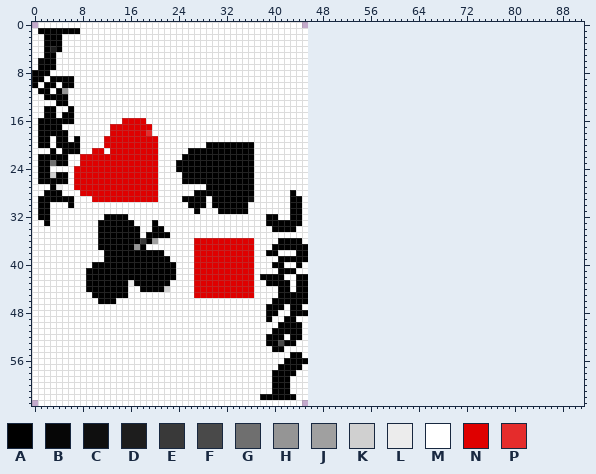
Two states of a sprite sheet, dodge/player.png. This is how it looked before the edit.
The file is 46x64 pixels. Colours within 5 levels of each other are drawn and written as one. The old version is drawn lined up with the new one, on the new canvas.
Palette (. is transparent): A #000000  B #060606  C #0f0f0f  D #1d1d1d  E #393939  F #494949  G #6f6f6f  H #959595  J #a0a0a0  K #d0d0d0  L #ececec  M #ffffff  N #df0000  P #e52c2c
The result:
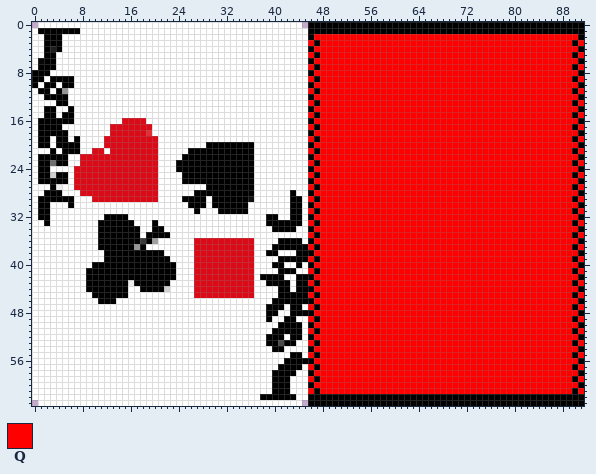
Colours new in this view: Q #ff0000
Change:
canvas 46x64 -> 92x64
@@ palette @@
-N #df0000
+N #dc0a16
-P #e52c2c
+P #e22f33
@@ x 44..91 @@
- 0 M...............................................
- 1 MM..............................................
- 2 MM..............................................
- 3 MM..............................................
- 4 MM..............................................
- 5 MM..............................................
- 6 MM..............................................
- 7 MM..............................................
- 8 MM..............................................
- 9 MM..............................................
-10 MM..............................................
-11 MM..............................................
-12 MM..............................................
-13 MM..............................................
-14 MM..............................................
-15 MM..............................................
-16 MM..............................................
-17 MM..............................................
-18 MM..............................................
-19 MM..............................................
-20 MM..............................................
-21 MM..............................................
-22 MM..............................................
-23 MM..............................................
-24 MM..............................................
-25 MM..............................................
-26 MM..............................................
-27 MM..............................................
-28 MM..............................................
-29 AM..............................................
-30 AM..............................................
-31 AM..............................................
-32 AM..............................................
-33 AM..............................................
-34 MM..............................................
-35 MM..............................................
-36 AM..............................................
-37 AA..............................................
-38 AA..............................................
-39 AA..............................................
-40 AM..............................................
-41 MM..............................................
-42 AA..............................................
-43 AA..............................................
-44 AA..............................................
-45 AA..............................................
-46 AA..............................................
-47 AM..............................................
-48 AA..............................................
-49 MM..............................................
-50 AM..............................................
-51 AM..............................................
-52 AM..............................................
-53 MM..............................................
-54 MM..............................................
-55 AM..............................................
-56 AA..............................................
-57 AM..............................................
-58 MM..............................................
-59 MM..............................................
-60 MM..............................................
-61 MM..............................................
-62 MM..............................................
-63 M...............................................
+ 0 M.AAAAAAAAAAAAAAAAAAAAAAAAAAAAAAAAAAAAAAAAAAAAAA
+ 1 MMAAAAAAAAAAAAAAAAAAAAAAAAAAAAAAAAAAAAAAAAAAAAAA
+ 2 MMAQQQQQQQQQQQQQQQQQQQQQQQQQQQQQQQQQQQQQQQQQQQQA
+ 3 MMQAQQQQQQQQQQQQQQQQQQQQQQQQQQQQQQQQQQQQQQQQQQAQ
+ 4 MMAQQQQQQQQQQQQQQQQQQQQQQQQQQQQQQQQQQQQQQQQQQQQA
+ 5 MMQAQQQQQQQQQQQQQQQQQQQQQQQQQQQQQQQQQQQQQQQQQQAQ
+ 6 MMAQQQQQQQQQQQQQQQQQQQQQQQQQQQQQQQQQQQQQQQQQQQQA
+ 7 MMQAQQQQQQQQQQQQQQQQQQQQQQQQQQQQQQQQQQQQQQQQQQAQ
+ 8 MMAQQQQQQQQQQQQQQQQQQQQQQQQQQQQQQQQQQQQQQQQQQQQA
+ 9 MMQAQQQQQQQQQQQQQQQQQQQQQQQQQQQQQQQQQQQQQQQQQQAQ
+10 MMAQQQQQQQQQQQQQQQQQQQQQQQQQQQQQQQQQQQQQQQQQQQQA
+11 MMQAQQQQQQQQQQQQQQQQQQQQQQQQQQQQQQQQQQQQQQQQQQAQ
+12 MMAQQQQQQQQQQQQQQQQQQQQQQQQQQQQQQQQQQQQQQQQQQQQA
+13 MMQAQQQQQQQQQQQQQQQQQQQQQQQQQQQQQQQQQQQQQQQQQQAQ
+14 MMAQQQQQQQQQQQQQQQQQQQQQQQQQQQQQQQQQQQQQQQQQQQQA
+15 MMQAQQQQQQQQQQQQQQQQQQQQQQQQQQQQQQQQQQQQQQQQQQAQ
+16 MMAQQQQQQQQQQQQQQQQQQQQQQQQQQQQQQQQQQQQQQQQQQQQA
+17 MMQAQQQQQQQQQQQQQQQQQQQQQQQQQQQQQQQQQQQQQQQQQQAQ
+18 MMAQQQQQQQQQQQQQQQQQQQQQQQQQQQQQQQQQQQQQQQQQQQQA
+19 MMQAQQQQQQQQQQQQQQQQQQQQQQQQQQQQQQQQQQQQQQQQQQAQ
+20 MMAQQQQQQQQQQQQQQQQQQQQQQQQQQQQQQQQQQQQQQQQQQQQA
+21 MMQAQQQQQQQQQQQQQQQQQQQQQQQQQQQQQQQQQQQQQQQQQQAQ
+22 MMAQQQQQQQQQQQQQQQQQQQQQQQQQQQQQQQQQQQQQQQQQQQQA
+23 MMQAQQQQQQQQQQQQQQQQQQQQQQQQQQQQQQQQQQQQQQQQQQAQ
+24 MMAQQQQQQQQQQQQQQQQQQQQQQQQQQQQQQQQQQQQQQQQQQQQA
+25 MMQAQQQQQQQQQQQQQQQQQQQQQQQQQQQQQQQQQQQQQQQQQQAQ
+26 MMAQQQQQQQQQQQQQQQQQQQQQQQQQQQQQQQQQQQQQQQQQQQQA
+27 MMQAQQQQQQQQQQQQQQQQQQQQQQQQQQQQQQQQQQQQQQQQQQAQ
+28 MMAQQQQQQQQQQQQQQQQQQQQQQQQQQQQQQQQQQQQQQQQQQQQA
+29 AMQAQQQQQQQQQQQQQQQQQQQQQQQQQQQQQQQQQQQQQQQQQQAQ
+30 AMAQQQQQQQQQQQQQQQQQQQQQQQQQQQQQQQQQQQQQQQQQQQQA
+31 AMQAQQQQQQQQQQQQQQQQQQQQQQQQQQQQQQQQQQQQQQQQQQAQ
+32 AMAQQQQQQQQQQQQQQQQQQQQQQQQQQQQQQQQQQQQQQQQQQQQA
+33 AMQAQQQQQQQQQQQQQQQQQQQQQQQQQQQQQQQQQQQQQQQQQQAQ
+34 MMAQQQQQQQQQQQQQQQQQQQQQQQQQQQQQQQQQQQQQQQQQQQQA
+35 MMQAQQQQQQQQQQQQQQQQQQQQQQQQQQQQQQQQQQQQQQQQQQAQ
+36 AMAQQQQQQQQQQQQQQQQQQQQQQQQQQQQQQQQQQQQQQQQQQQQA
+37 AAQAQQQQQQQQQQQQQQQQQQQQQQQQQQQQQQQQQQQQQQQQQQAQ
+38 AAAQQQQQQQQQQQQQQQQQQQQQQQQQQQQQQQQQQQQQQQQQQQQA
+39 AAQAQQQQQQQQQQQQQQQQQQQQQQQQQQQQQQQQQQQQQQQQQQAQ
+40 AMAQQQQQQQQQQQQQQQQQQQQQQQQQQQQQQQQQQQQQQQQQQQQA
+41 MMQAQQQQQQQQQQQQQQQQQQQQQQQQQQQQQQQQQQQQQQQQQQAQ
+42 AAAQQQQQQQQQQQQQQQQQQQQQQQQQQQQQQQQQQQQQQQQQQQQA
+43 AAQAQQQQQQQQQQQQQQQQQQQQQQQQQQQQQQQQQQQQQQQQQQAQ
+44 AAAQQQQQQQQQQQQQQQQQQQQQQQQQQQQQQQQQQQQQQQQQQQQA
+45 AAQAQQQQQQQQQQQQQQQQQQQQQQQQQQQQQQQQQQQQQQQQQQAQ
+46 AAAQQQQQQQQQQQQQQQQQQQQQQQQQQQQQQQQQQQQQQQQQQQQA
+47 AMQAQQQQQQQQQQQQQQQQQQQQQQQQQQQQQQQQQQQQQQQQQQAQ
+48 AAAQQQQQQQQQQQQQQQQQQQQQQQQQQQQQQQQQQQQQQQQQQQQA
+49 MMQAQQQQQQQQQQQQQQQQQQQQQQQQQQQQQQQQQQQQQQQQQQAQ
+50 AMAQQQQQQQQQQQQQQQQQQQQQQQQQQQQQQQQQQQQQQQQQQQQA
+51 AMQAQQQQQQQQQQQQQQQQQQQQQQQQQQQQQQQQQQQQQQQQQQAQ
+52 AMAQQQQQQQQQQQQQQQQQQQQQQQQQQQQQQQQQQQQQQQQQQQQA
+53 MMQAQQQQQQQQQQQQQQQQQQQQQQQQQQQQQQQQQQQQQQQQQQAQ
+54 MMAQQQQQQQQQQQQQQQQQQQQQQQQQQQQQQQQQQQQQQQQQQQQA
+55 AMQAQQQQQQQQQQQQQQQQQQQQQQQQQQQQQQQQQQQQQQQQQQAQ
+56 AAAQQQQQQQQQQQQQQQQQQQQQQQQQQQQQQQQQQQQQQQQQQQQA
+57 AMQAQQQQQQQQQQQQQQQQQQQQQQQQQQQQQQQQQQQQQQQQQQAQ
+58 MMAQQQQQQQQQQQQQQQQQQQQQQQQQQQQQQQQQQQQQQQQQQQQA
+59 MMQAQQQQQQQQQQQQQQQQQQQQQQQQQQQQQQQQQQQQQQQQQQAQ
+60 MMAQQQQQQQQQQQQQQQQQQQQQQQQQQQQQQQQQQQQQQQQQQQQA
+61 MMQAQQQQQQQQQQQQQQQQQQQQQQQQQQQQQQQQQQQQQQQQQQAQ
+62 MMAAAAAAAAAAAAAAAAAAAAAAAAAAAAAAAAAAAAAAAAAAAAAA
+63 M.AAAAAAAAAAAAAAAAAAAAAAAAAAAAAAAAAAAAAAAAAAAAAA
Changed places in both pictures, as pixel boxes (x1, y1, x2, y2):
added: (308, 22, 584, 406)
changed: (74, 118, 158, 202)
changed: (194, 238, 254, 298)
